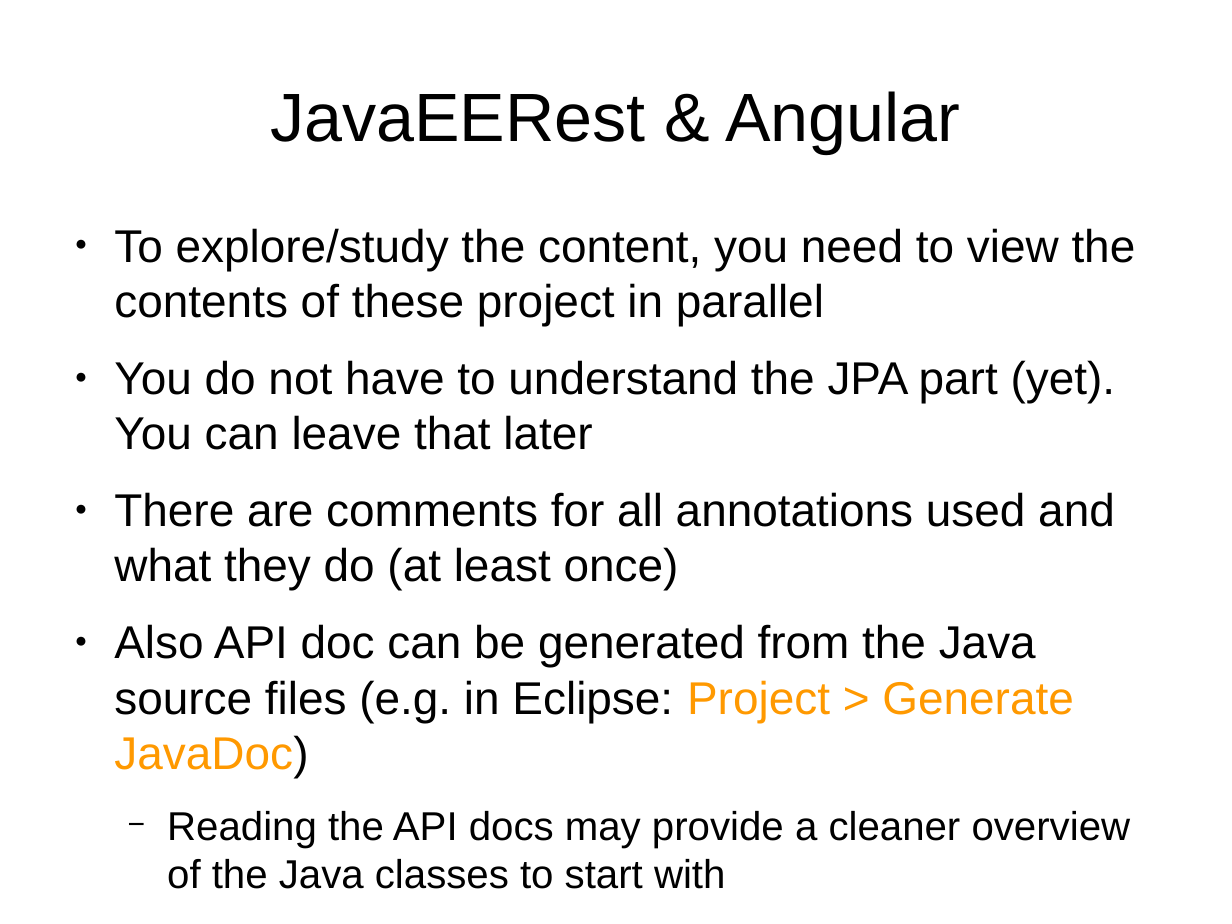
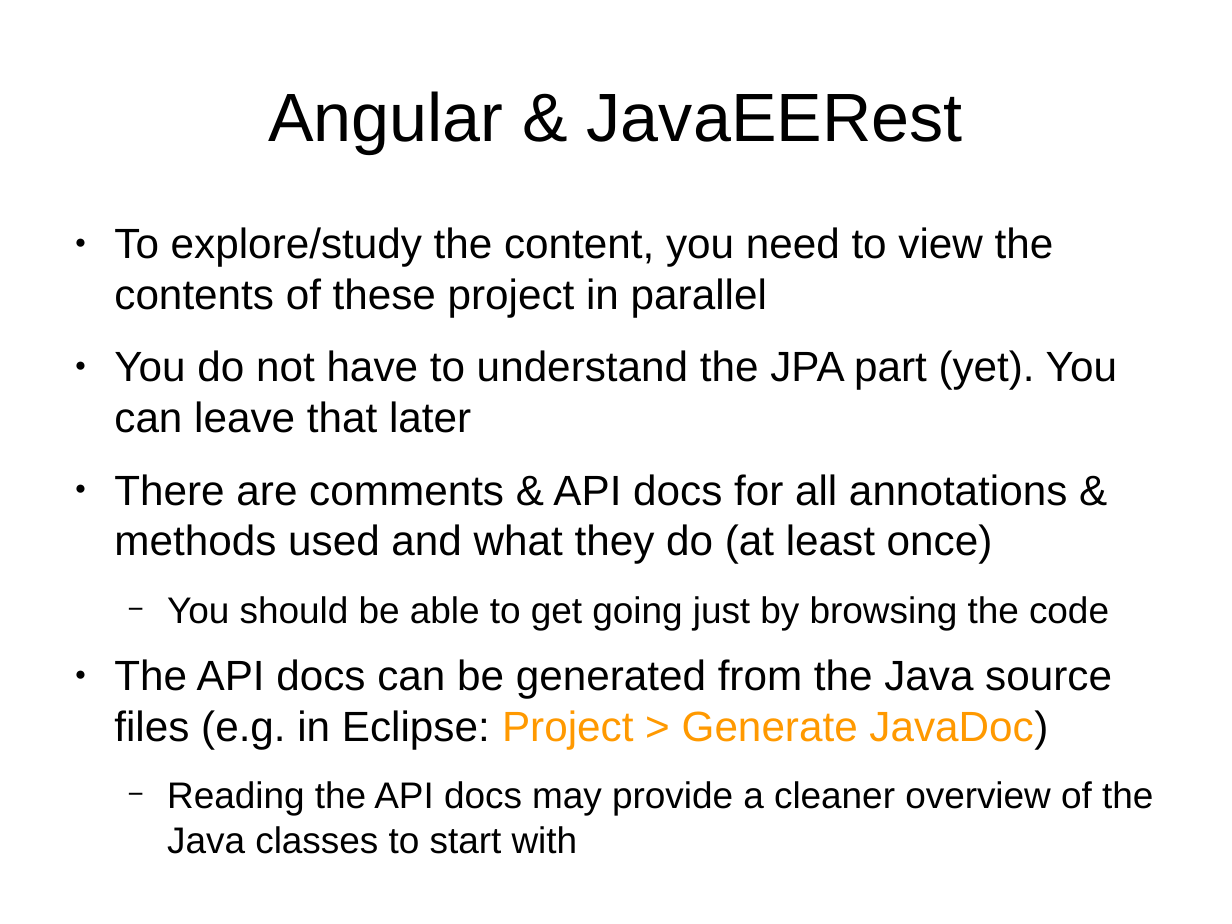
Before and after one commit to vmyrsky/ajeer, a slide deck: slide 23 of JavaEERest/doc/presentation.odp (slide 19 before the commit). Drawn at 1232x924 pixels with LibreOffice and Linux fonts; fonts in the diff are those of the drawing. Boxes give left, top, right and bottom in pixels: in the first picture for what was removed or moved away, otherwise in the second. Text is boxed around its words. In the diff, an @@ line names an element or a change of style, - is before the commit and + after.

```diff
--- a/JavaEERest/doc/presentation.odp
+++ b/JavaEERest/doc/presentation.odp
@@ title at [268, 91, 962, 153]: text changed @@
-JavaEERest & Angular
+Angular & JavaEERest
@@ text at [114, 227, 1153, 854]: size 29.6 to 27.2 pt in "To explore/study the content, you need to ...", "You do not have to understand the ..."; size 25.9 to 23.8 pt in "Reading the API docs may provide a ..." @@
@@ text at [114, 474, 1112, 749]: text changed; size 29.6 to 27.2 pt @@
-● There are comments for all annotations used and what they do (at least once)
-● Also API doc can be generated from the Java source files (e.g. in Eclipse: Project > Generate JavaDoc)
+● There are comments & API docs for all annotations & methods used and what they do (at least once)
+  − You should be able to get going just by browsing the code
+● The API docs can be generated from the Java source files (e.g. in Eclipse: Project > Generate JavaDoc)
```
Also in this commit, not shown: 23 other slides changed, 7 slides added, 1 slide removed.
